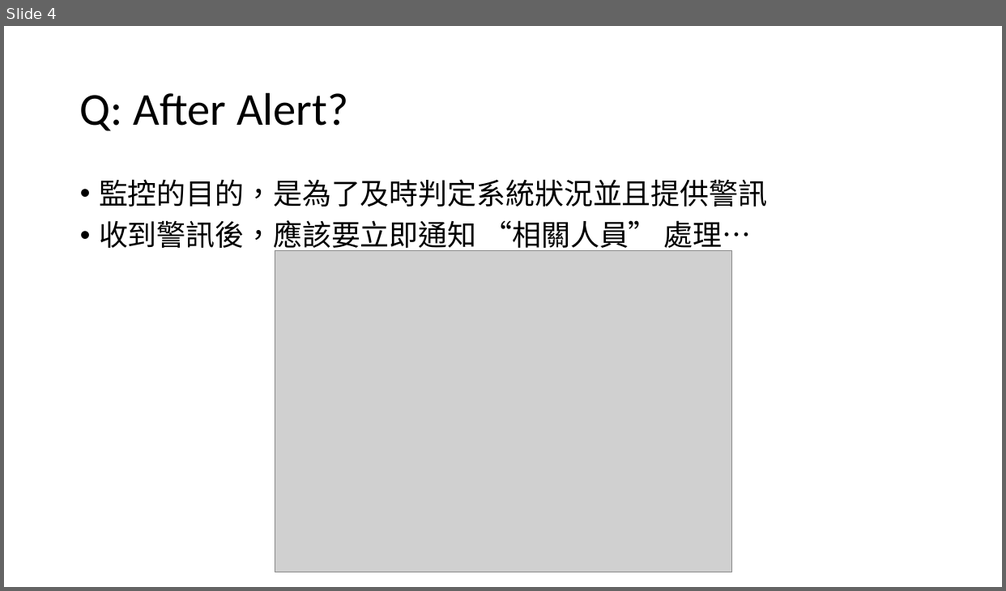
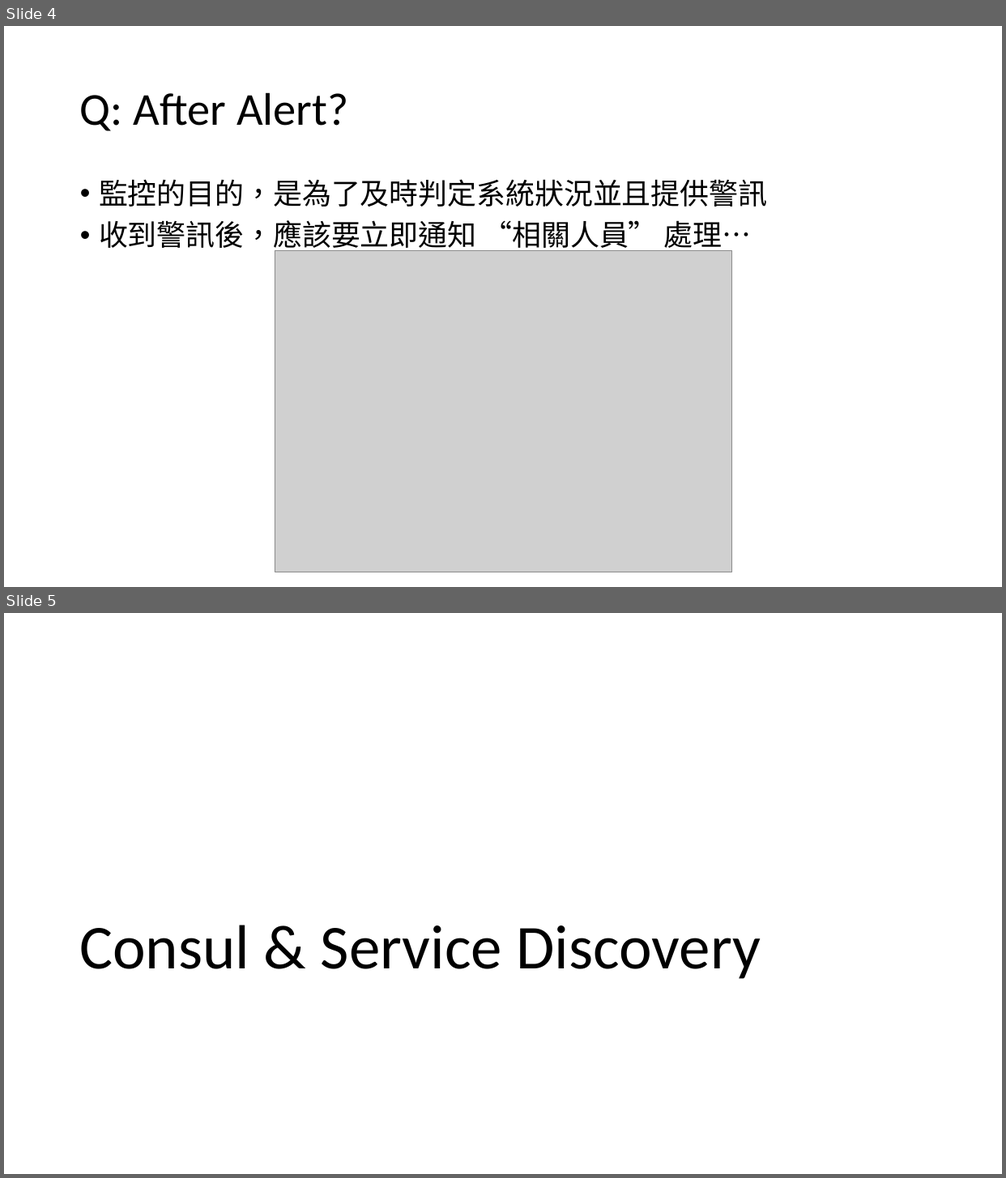
Before and after one commit to andrew0928/Meetup, a slide deck: 20180526.DevOps.MonitorTools/Consul_Andrew.pptx. Shown one above the other, each under a label of ours: slide 4 before the commit, slides 4 and 5 after it. The pictures are 1006x591 and 1006x1178 pixels, drawn with LibreOffice and Linux fonts; fonts in the diff are those of the drawing; grey boxes stand for pictures. Boxes give left, top, right and bottom in pixels: in the first picture for what was removed or moved away, otherwise in the second. Text is boxed around its words. In the diff, an @@ line names an element or a change of style, - is before the commit and + after.

```diff
--- a/20180526.DevOps.MonitorTools/Consul_Andrew.pptx
+++ b/20180526.DevOps.MonitorTools/Consul_Andrew.pptx
@@ slide 5 added at [4, 613, 1002, 1174], background #FFFFFF @@
@@ title added at [79, 925, 761, 979], 60 pt, text #000000 @@
+Consul & Service Discovery
```
Also in this commit, not shown: 1 slide changed, 6 other slides added, 2 other files.
